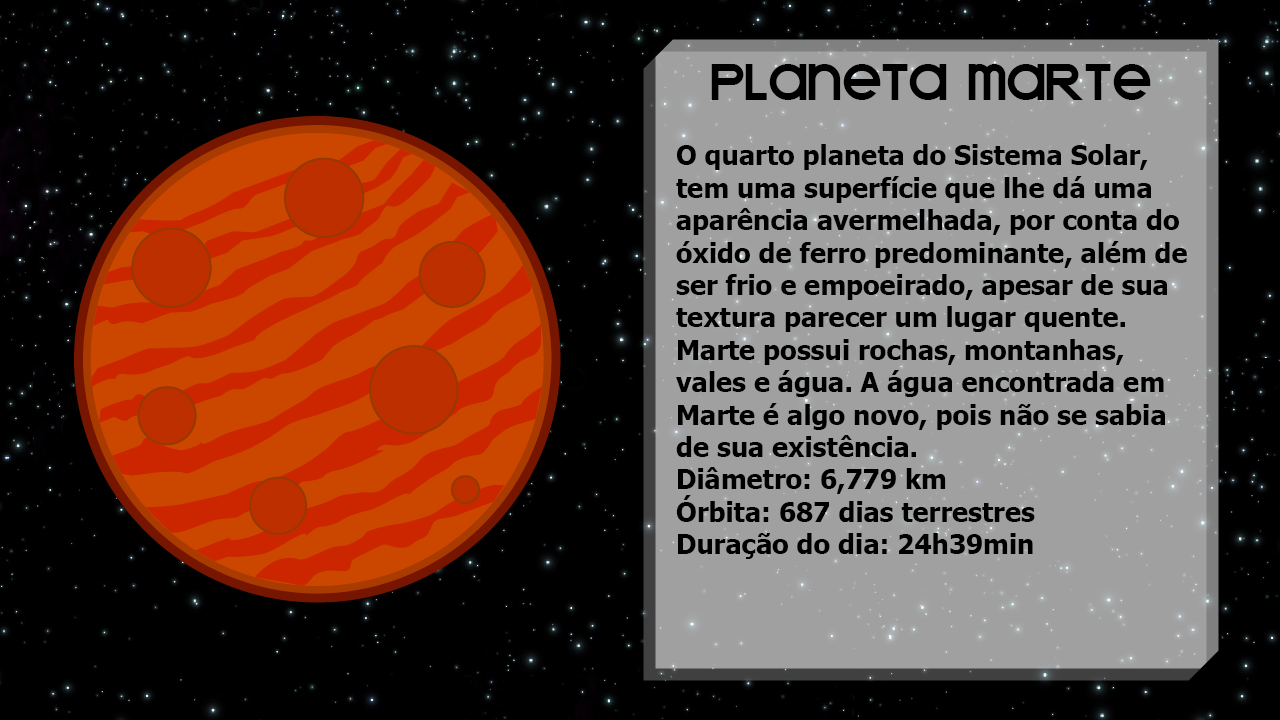
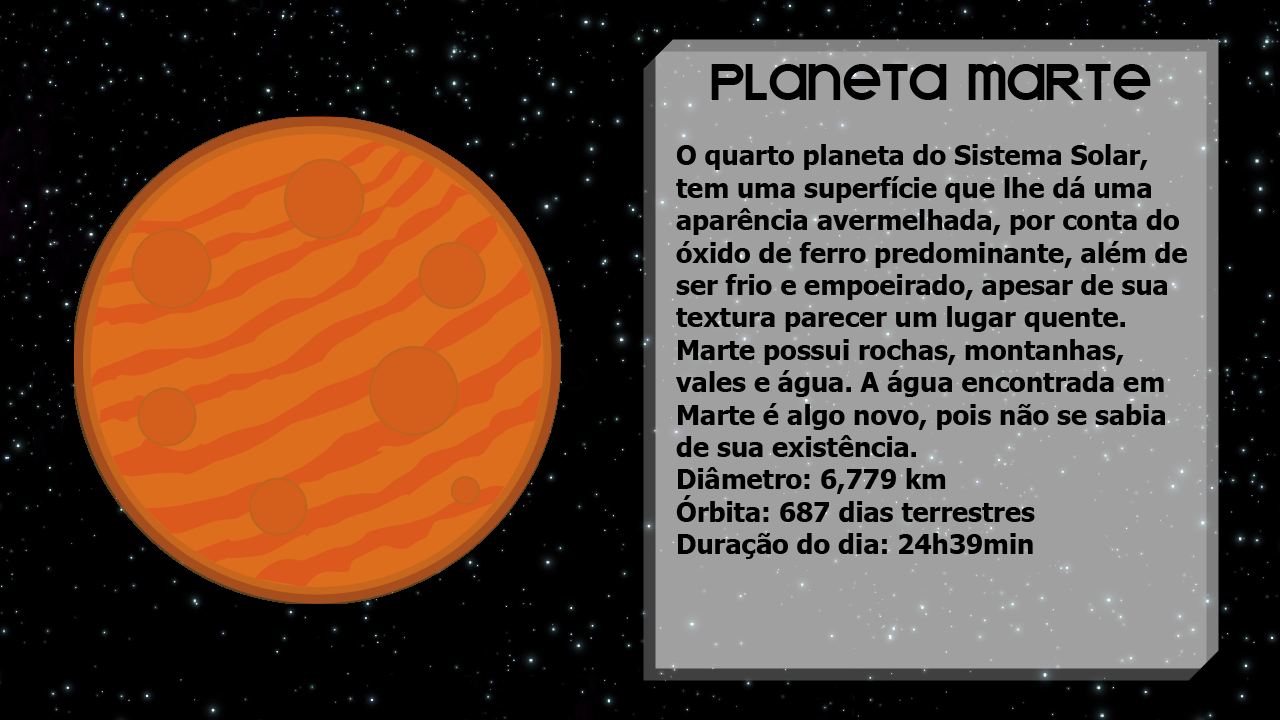
Layered file, before and after one edit (1280px x 720px). Changes by layer:
added layer "Camada 8" above "O quarto planeta do Sistema Solar, tem uma superfície que lhe d" over [74, 117, 561, 604]
